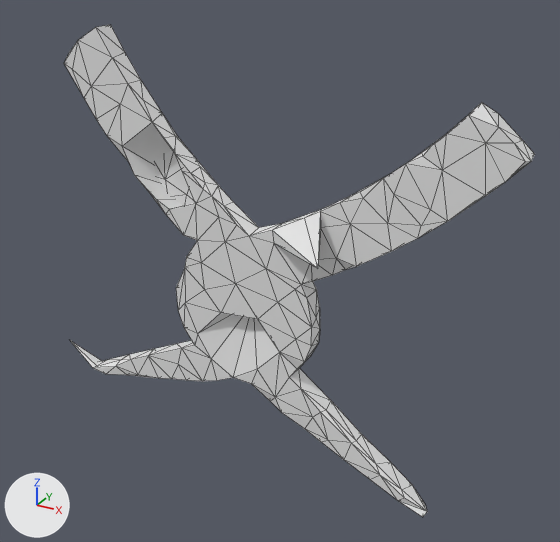
Before and after pictures for a commit that changed the OBJ model mesh_cnn/datasets/random_pertubations/T110.obj.
Camera for both pictures: a 50 mm lens placed at (1.089, -1.818, 0.914), pointed at (0.062, 0.049, -0.019). Every picture has the same lights, and +X, +Y and +Z are marked at lower left. Mesh edges are drawn as thin lines. Where no turn or scale is listed for an object, it has been applied to the vertices.

Objects in the first picture: 'T110'.
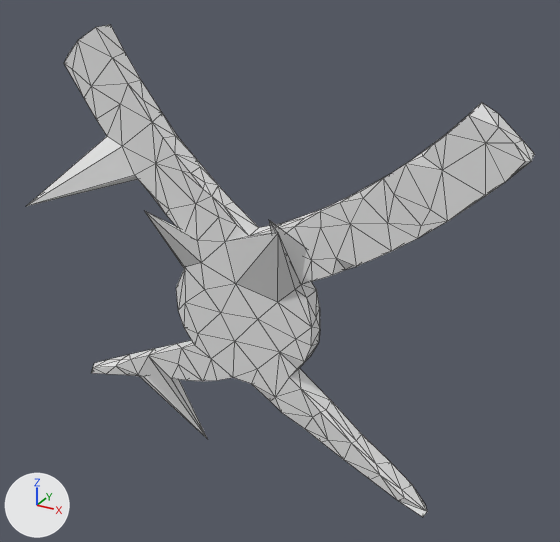
Changed parts and their boxes (x1, y1, x2, y2) in the pictures (560 x 542 px; the box of a moved part takes in the faces that stretch with it):
'T110', reshaped (8% wider)
    before: (64, 25, 535, 517)
    after: (27, 25, 535, 517)
part 1 of me_t110, moved or reshaped
    before: (107, 123, 321, 378)
    after: (27, 123, 321, 378)
part 2 of me_t110, moved or reshaped
    before: (138, 356, 171, 379)
    after: (138, 356, 208, 439)
part 3 of me_t110, moved or reshaped
    before: (70, 340, 101, 367)
    after: (91, 365, 104, 374)

What the commit changed:
me_t110 has 252 vertices, 500 faces and spans x -0.83..0.76, y -0.19..0.19, z -0.68..0.66.
me_t110 is used by ob_t110; location (0.0, 0.0, 0.0).
Part 1, on me_t110:
Vertex 101 of me_t110 moves from (0.17, 0.03, -0.01) to (0.12, -0.11, 0.21) at pixel (268, 219).
Vertex 107 of me_t110 moves from (0.3, -0.19, 0.13) at pixel (317, 268) to (0.15, -0.03, 0.16) at pixel (294, 226).
Vertex 122 of me_t110 moves from (0.06, -0.03, 0.02) at pixel (266, 268) to (0.16, -0.14, 0.18) at pixel (278, 232).
Vertex 134 of me_t110 moves from (-0.02, 0.02, -0.13) to (-0.05, -0.03, -0.25) at pixel (234, 341).
Vertex 166 of me_t110 moves from (-0.22, -0.03, 0.0) at pixel (186, 257) to (-0.3, -0.12, 0.16) at pixel (144, 210).
Vertex 175 of me_t110 moves from (-0.06, 0.19, -0.14) to (-0.25, 0.0, -0.06) at pixel (184, 268).
Vertex 201 of me_t110 moves from (-0.26, 0.16, 0.13) to (-0.31, -0.03, 0.28) at pixel (155, 163).
Vertex 209 of me_t110 moves from (-0.43, -0.02, 0.27) at pixel (128, 162) to (-0.68, -0.22, 0.14) at pixel (25, 206).
Part 2, on me_t110:
Vertex 200 of me_t110 moves from (-0.36, -0.03, -0.47) at pixel (158, 378) to (-0.22, 0.04, -0.72) at pixel (207, 439).
Part 3, on me_t110:
Vertex 250 of me_t110 moves from (-0.83, 0.04, -0.49) at pixel (69, 339) to (-0.67, -0.03, -0.54) at pixel (91, 373).
